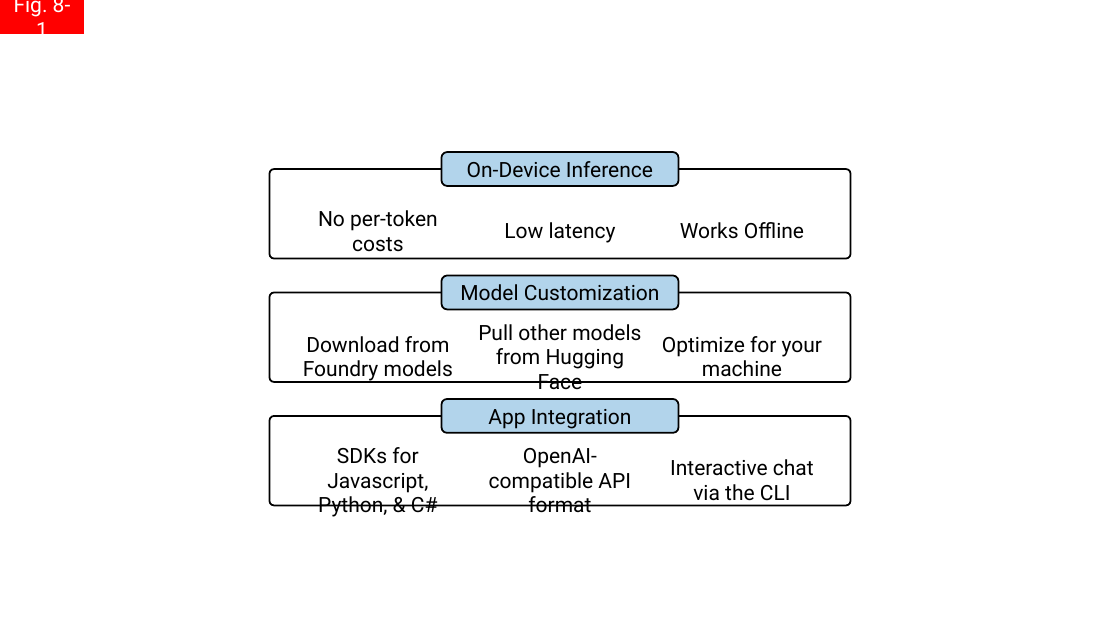
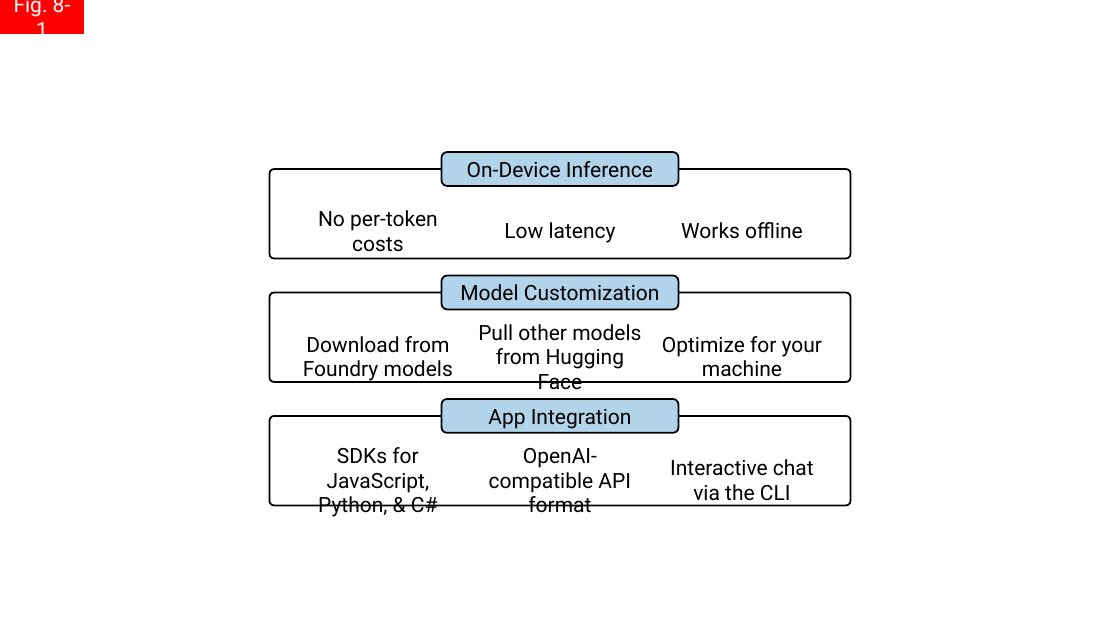
Before and after one commit to colbyford/foundry-book, a slide deck: slide 15 of figures/figures.pptx. Drawn at 1120x630 pixels with LibreOffice and Linux fonts; fonts in the diff are those of the drawing. Boxes give left, top, right and bottom in pixels: in the first picture for what was removed or moved away, otherwise in the second. Text is boxed around its words. In the diff, an @@ line names an element or a change of style, - is before the commit and + after.

```diff
--- a/figures/figures.pptx
+++ b/figures/figures.pptx
@@ table at bbox=[287, 203, 834, 256] @@
-row 1, column 3: Works Offline
+row 1, column 3: Works offline
@@ table at bbox=[287, 440, 834, 521] @@
-row 1, column 1: SDKs for Javascript, Python, & C#
+row 1, column 1: SDKs for JavaScript, Python, & C#
```
Also in this commit, not shown: 2 other slides changed, 8 other files.
